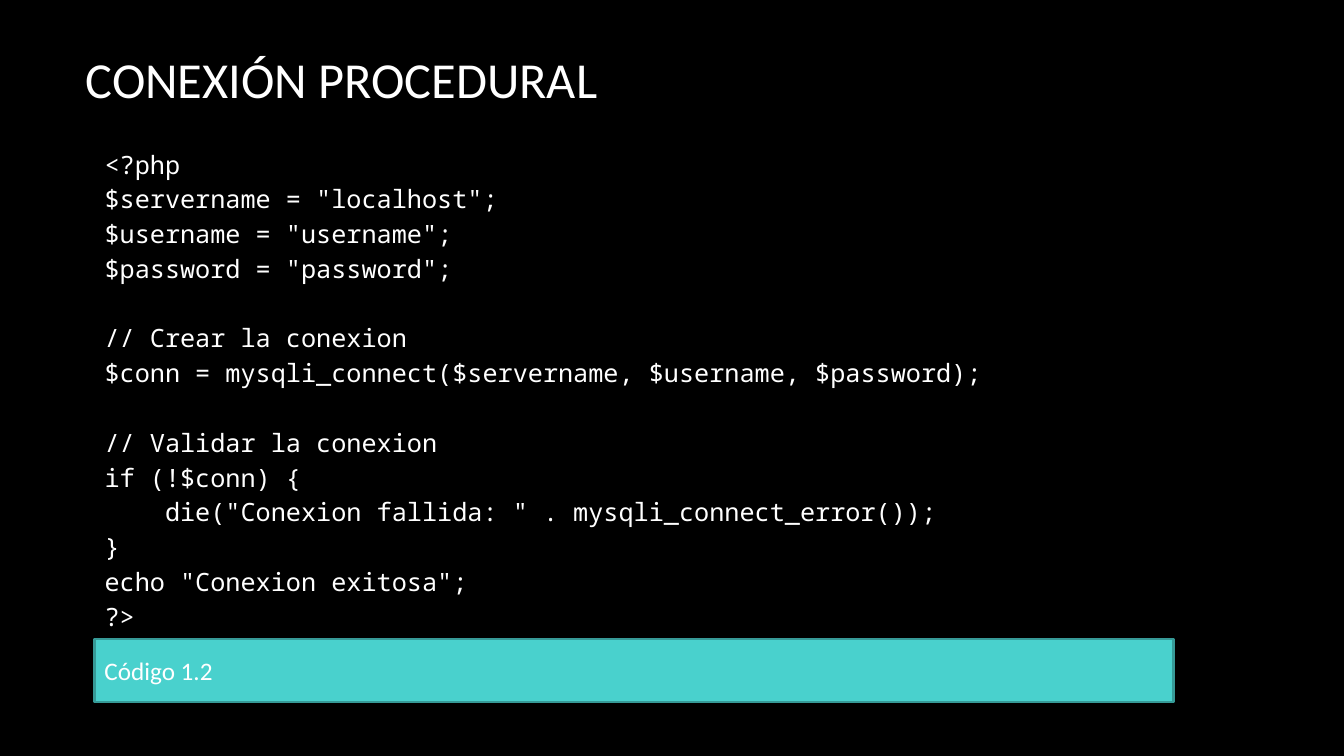
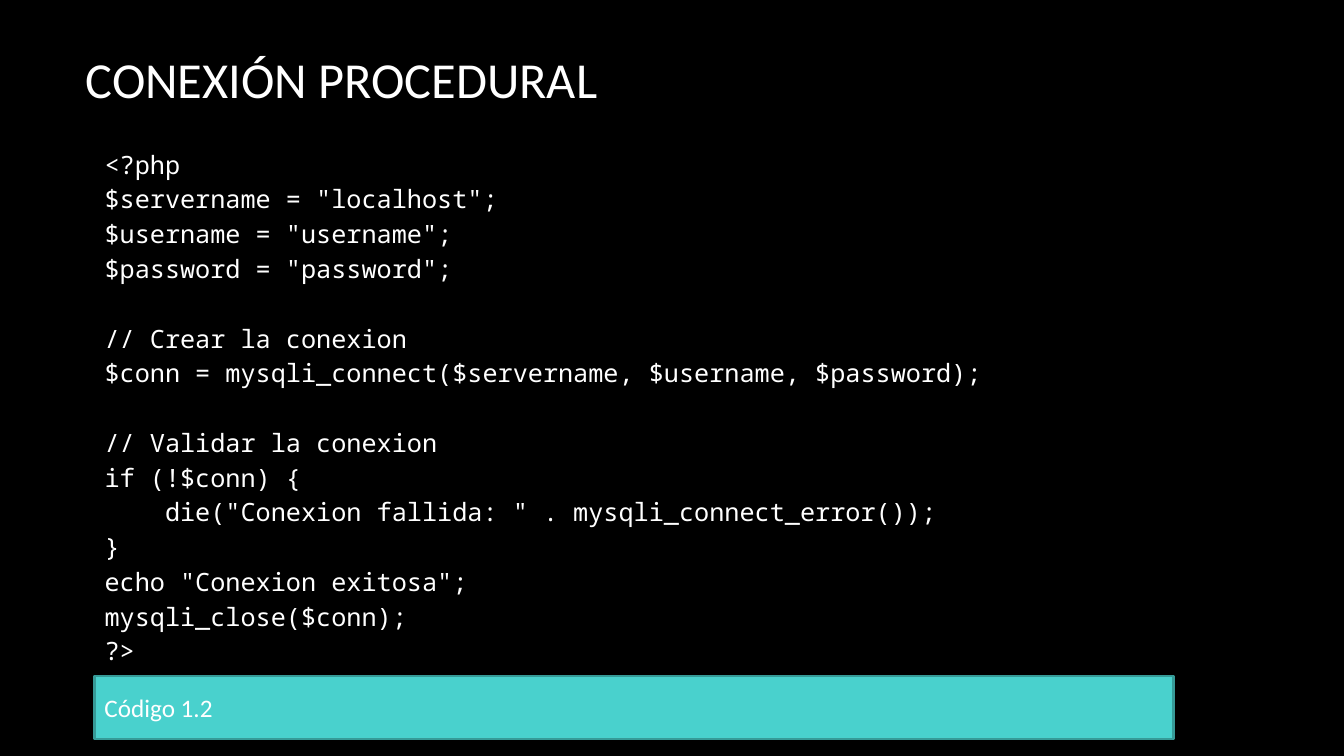
Before and after one commit to erikfer94/fromNoobToMaster, a slide deck: slide 19 of presentaciones/clase_2.pptx (slide 7 before the commit). Drawn at 1344x756 pixels with LibreOffice and Linux fonts; fonts in the diff are those of the drawing; background and template pictures are left out. Boxes give left, top, right and bottom in pixels: in the first picture for what was removed or moved away, otherwise in the second. Text is boxed around its words. In the diff, an @@ line names an element or a change of style, - is before the commit and + after.

```diff
--- a/presentaciones/clase_2.pptx
+++ b/presentaciones/clase_2.pptx
@@ rectangle "<?php": place and size @@
-rectangle "<?php" at box(95, 139, 1175, 639)
+rectangle "<?php" at box(95, 139, 1175, 677)
@@ text in rectangle at box(105, 607, 407, 632): paragraph added @@
+mysqli_close($conn);
@@ rectangle "Código 1.2": place and size @@
-rectangle "Código 1.2" at box(95, 639, 1175, 702)
+rectangle "Código 1.2" at box(95, 677, 1175, 739)
```
Also in this commit, not shown: 2 other slides changed, 20 slides added, 8 other files.
